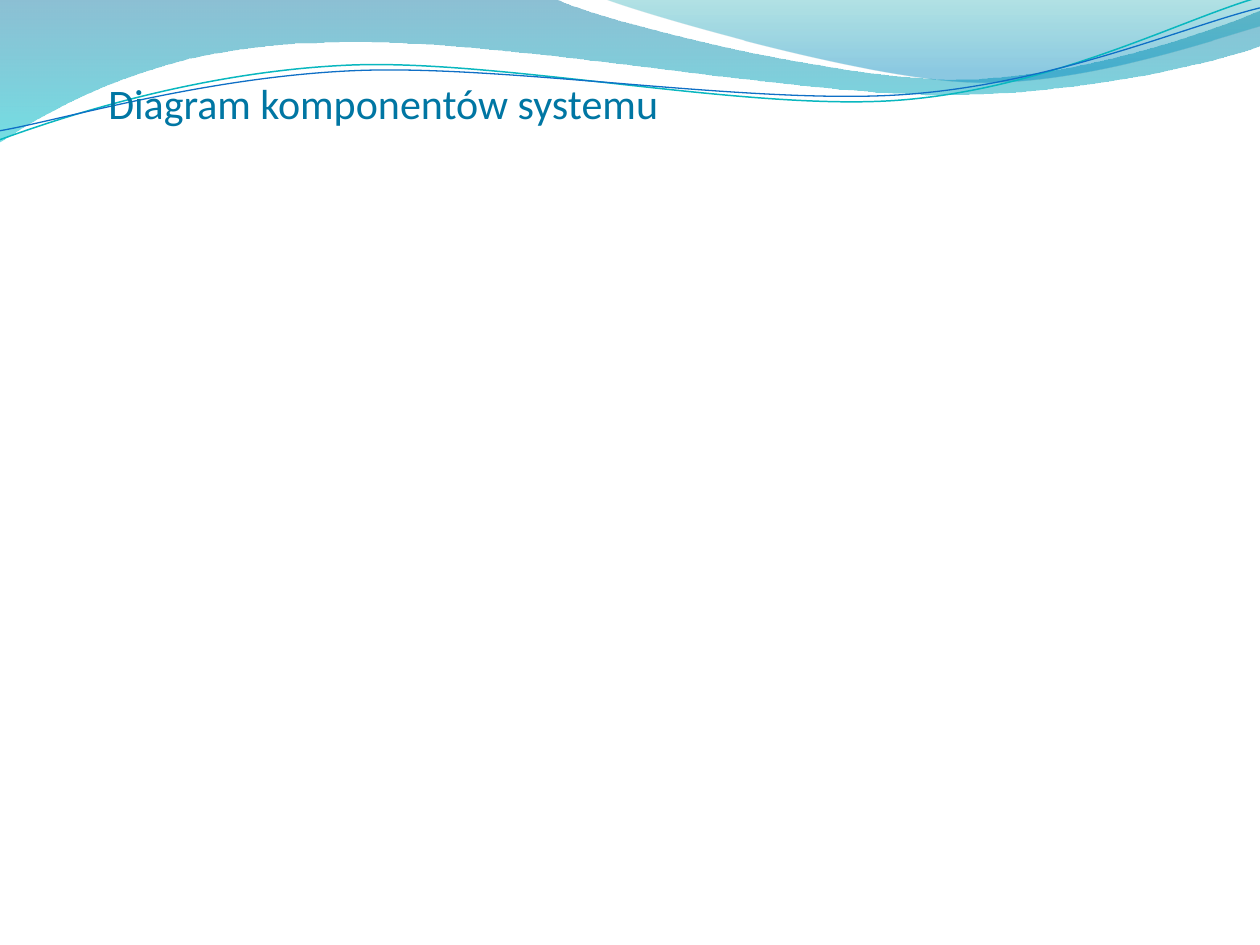
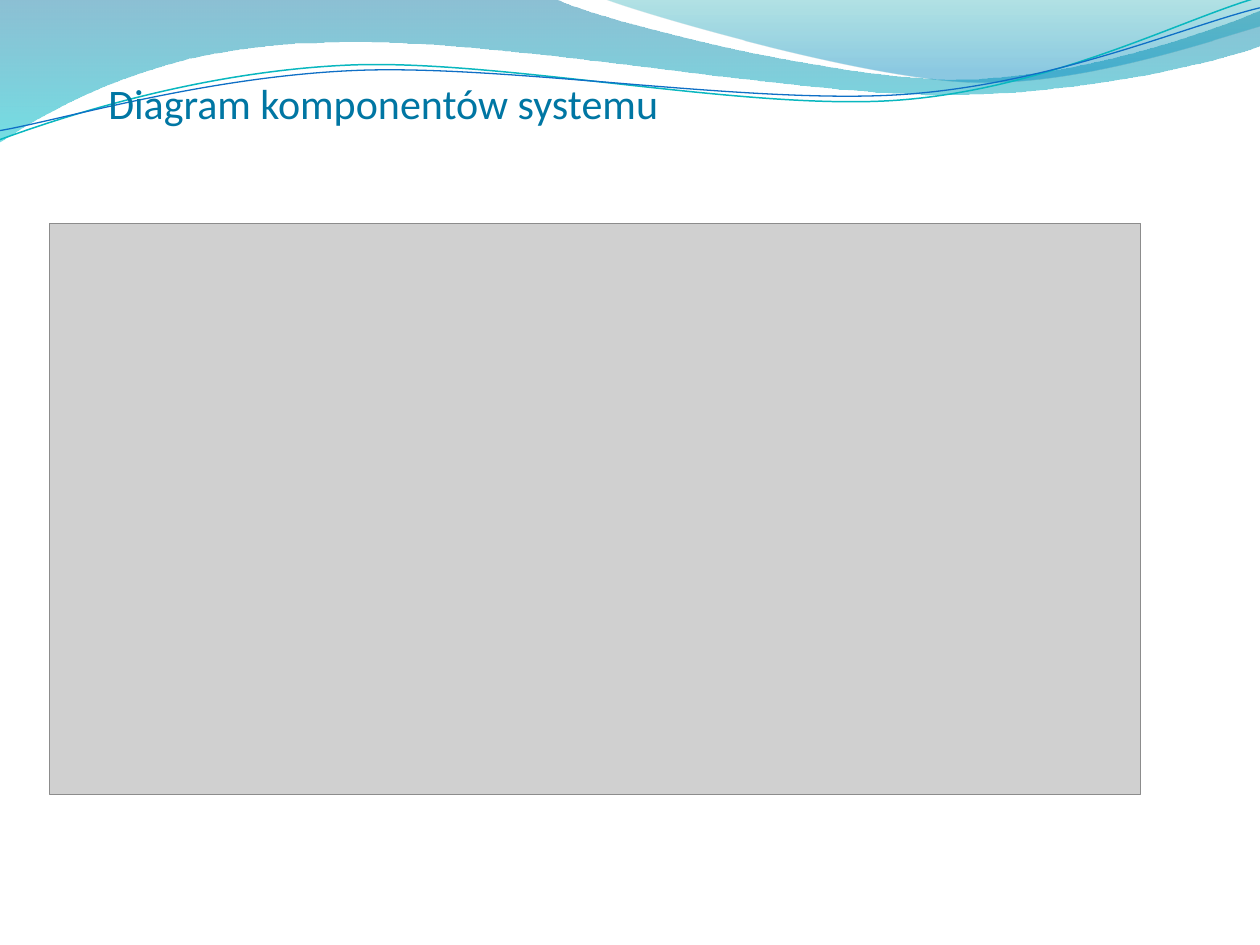
Before and after one commit to Manomenu/okno-mpsi-2026, a slide deck: slide 61 of Przeglad_koncowy_notes_ai.pptx. Drawn at 1260x945 pixels with LibreOffice and Linux fonts; fonts in the diff are those of the drawing; grey boxes stand for pictures; background and template pictures are left out. Boxes give left, top, right and bottom in pixels: in the first picture for what was removed or moved away, otherwise in the second. Text is boxed around its words. In the diff, an @@ line names an element or a change of style, - is before the commit and + after.

```diff
--- a/Przeglad_koncowy_notes_ai.pptx
+++ b/Przeglad_koncowy_notes_ai.pptx
@@ freeform shape at [0,0,1260,147]: outline redrawn @@
@@ picture added at [49,223,1140,794] @@
```
Also in this commit, not shown: 61 other slides changed, 1 slide added, 1 slide removed, 1 other file.
